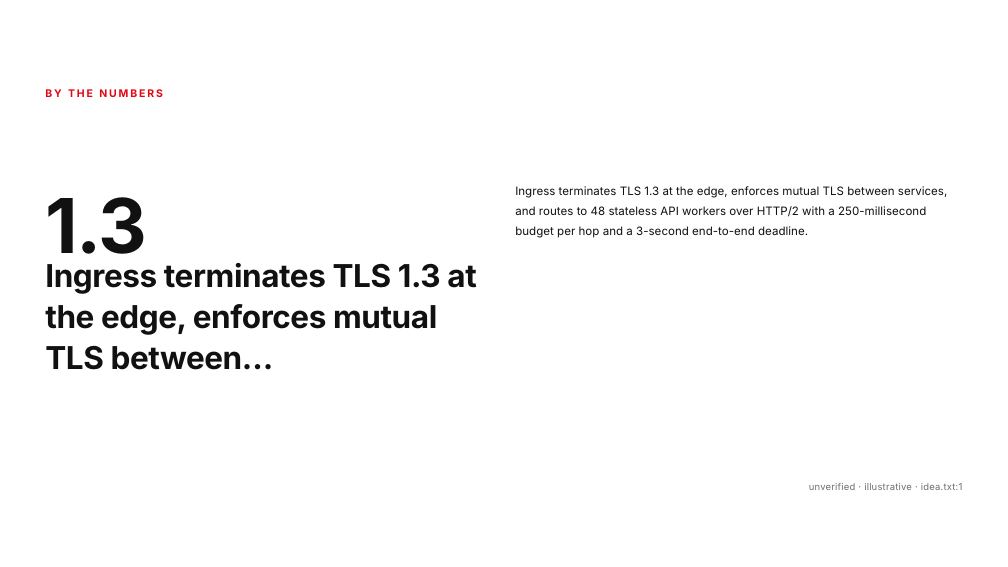
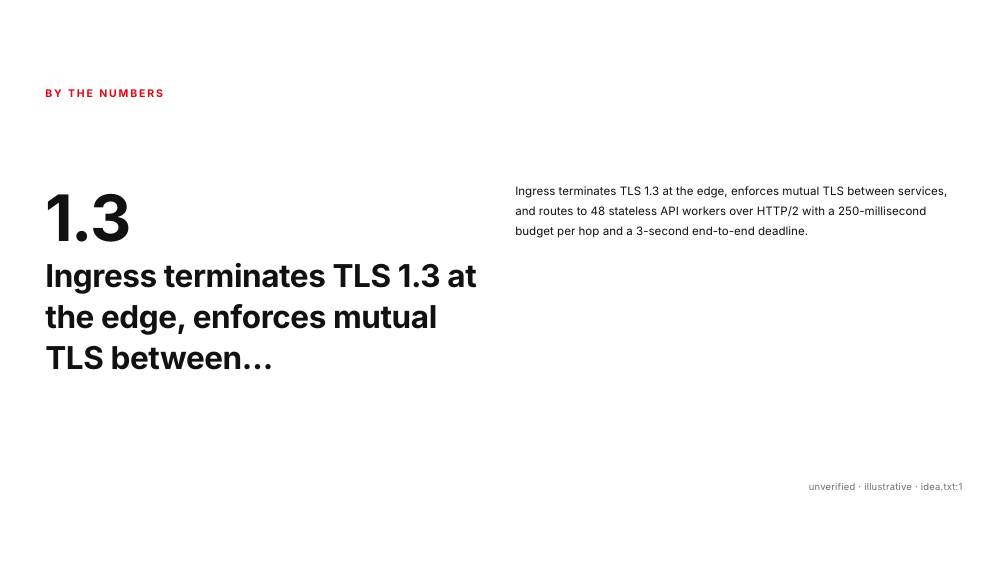
Before and after one commit to Hun-Bot2/Typodeck, a slide deck: slide 2 of docs/showcase/readme-dense-technical.pptx. Drawn at 1008x567 pixels with LibreOffice and Linux fonts; fonts in the diff are those of the drawing. Boxes give left, top, right and bottom in pixels: in the first picture for what was removed or moved away, otherwise in the second. Text is boxed around its words. In the diff, an @@ line names an element or a change of style, - is before the commit and + after.

```diff
--- a/docs/showcase/readme-dense-technical.pptx
+++ b/docs/showcase/readme-dense-technical.pptx
@@ text "1.3" at [45, 193, 131, 242]: size 72 to 61 pt, letter spacing -1.4 to -1.2 pt @@
```
Also in this commit, not shown: 1 other slide changed, 34 other files.
